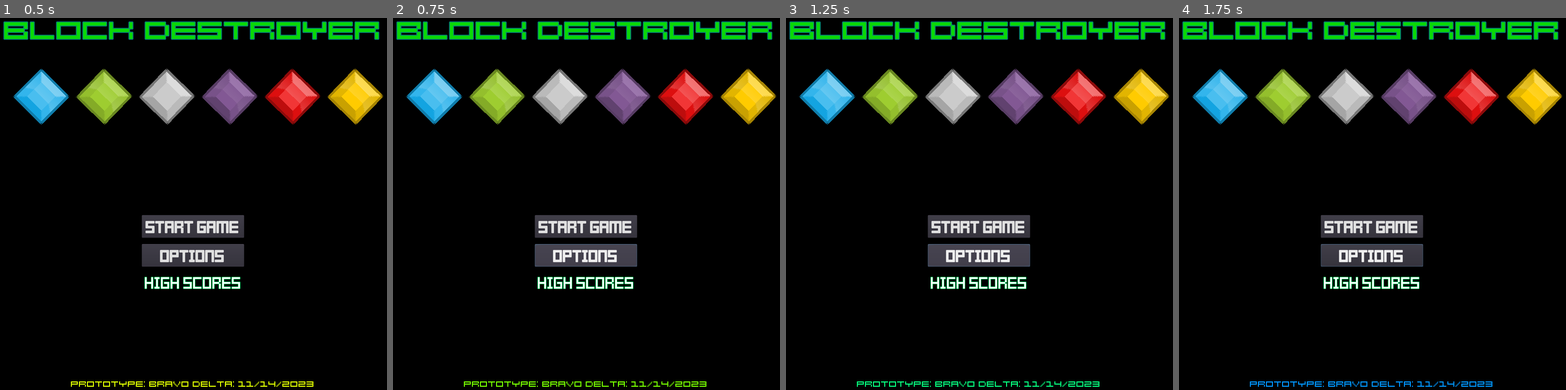
Above: before the commit, frames 1-4 (left to right).
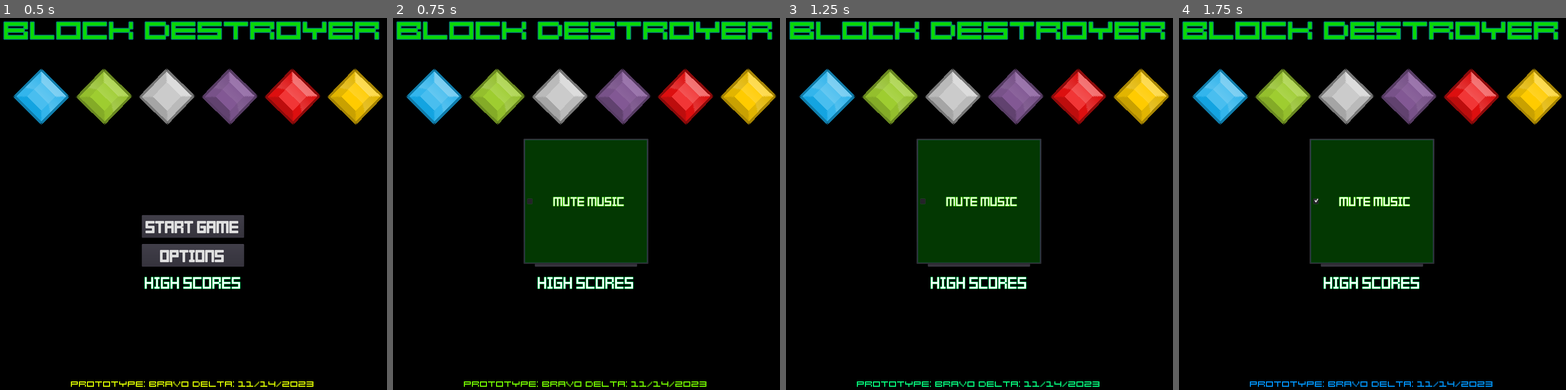
Above: after the commit, the same moments.

Repository: samurailobster/Block-Destroyer
Game: Godot game, scene res://scenes/main.tscn
The game is run twice, just before and just after one commit, with the same random seed, the same clock (stepped at 60 frames per second) and the same inputs.
Inputs (mouse positions are in pixels of both pictures, inside the frame that each line leads up to):
- Up to frame 1 (0.5 s): no input
- Up to frame 2 (0.75 s): click "OPTIONS" at 0.5 s
- Up to frame 3 (1.25 s): no input
- Up to frame 4 (1.75 s): click (1372, 200) at 1.25 s, where only the run after the commit has a clickable "Mute Music"

Frame 1 is identical in both runs. In frame 2, 11% of the frame differs, in the area x 33-67%, y 32-67%; in frame 3, 11%; in frame 4, 11%.

Commit message:
Added option to mute game music
Added an options menu and the option to mute music.

Diff:
--- a/scenes/main.tscn
+++ b/scenes/main.tscn
@@ -44,6 +44,12 @@
 size = 20
 font_data = ExtResource( 5 )
 
+[sub_resource type="DynamicFont" id=8]
+size = 24
+outline_size = 1
+outline_color = Color( 0.313726, 1, 0, 1 )
+font_data = ExtResource( 5 )
+
 [sub_resource type="DynamicFont" id=7]
 size = 20
 font_data = ExtResource( 3 )
@@ -55,6 +61,10 @@
 }
 current_level = ExtResource( 2 )
 high_score_display = ExtResource( 4 )
+
+[node name="main_music" type="AudioStreamPlayer" parent="."]
+stream = ExtResource( 13 )
+volume_db = -20.0
 
 [node name="ParallaxBackground" type="ParallaxBackground" parent="."]
 
@@ -221,6 +231,41 @@
 max_length = 4
 expand_to_text_length = true
 
+[node name="options" type="PopupPanel" parent="."]
+visible = true
+margin_right = 40.0
+margin_bottom = 40.0
+rect_min_size = Vector2( 300, 300 )
+__meta__ = {
+"_edit_use_anchors_": false
+}
+
+[node name="ColorRect" type="ColorRect" parent="options"]
+margin_left = 20.0
+margin_top = 20.0
+margin_right = 222.0
+margin_bottom = 64.0
+color = Color( 0.0156863, 0.223529, 0.0117647, 1 )
+
+[node name="MarginContainer" type="MarginContainer" parent="options"]
+margin_left = 20.0
+margin_top = 20.0
+margin_right = 20.0
+margin_bottom = 20.0
+__meta__ = {
+"_edit_use_anchors_": false
+}
+
+[node name="CheckBox" type="CheckBox" parent="options/MarginContainer"]
+margin_right = 202.0
+margin_bottom = 44.0
+custom_fonts/font = SubResource( 8 )
+text = "Mute Music"
+align = 1
+__meta__ = {
+"_edit_use_anchors_": false
+}
+
 [node name="info_label" type="Label" parent="."]
 anchor_top = 1.0
 anchor_right = 1.0
@@ -241,11 +286,8 @@
 [node name="anim" type="AnimationPlayer" parent="."]
 anims/rainbow = ExtResource( 12 )
 
-[node name="main_music" type="AudioStreamPlayer" parent="."]
-stream = ExtResource( 13 )
-volume_db = -20.0
-autoplay = true
-
 [connection signal="pressed" from="CenterContainer/MarginContainer/VBoxContainer/start_button" to="." method="_on_start_button_pressed"]
+[connection signal="pressed" from="CenterContainer/MarginContainer/VBoxContainer/options_button" to="." method="_on_options_button_pressed"]
 [connection signal="timeout" from="fx_timer" to="." method="_on_fx_timer_timeout"]
 [connection signal="text_entered" from="initials/VBoxContainer/LineEdit" to="." method="_on_LineEdit_text_entered"]
+[connection signal="toggled" from="options/MarginContainer/CheckBox" to="." method="_on_CheckBox_toggled"]
--- a/scripts/global.gd
+++ b/scripts/global.gd
@@ -8,6 +8,9 @@
 var score := 0
 var high_score := 0
 var score_data := {}
+
+#game options
+var game_music := true
 
 func _ready():
 	load_high_scores()
--- a/scripts/main.gd
+++ b/scripts/main.gd
@@ -5,13 +5,17 @@
 onready var special_fx := $special_fx
 onready var fx_timer := $fx_timer
 onready var user_name_entry := $initials
+onready var options_panel := $options
 onready var info_label := $info_label
 onready var animation := $anim
+onready var game_music := $main_music
 
 export (PackedScene) var current_level
 export (PackedScene) var high_score_display
 
 func _ready():
+	if Global.game_music:
+		game_music.play()
 	display_high_scores()
 	fx_timer.start()
 	setup_info_label()
@@ -64,3 +68,18 @@
 
 func begin_game():
 	get_tree().change_scene_to(current_level)
+
+func _on_options_button_pressed():
+	options_panel.popup_centered()
+	options_panel.show()
+
+#CLEAN THIS UP
+func _on_CheckBox_toggled(button_pressed):
+	if button_pressed and game_music.is_playing():
+		game_music.stop()
+		game_music.autoplay = false
+		Global.game_music = false
+	elif !button_pressed and !game_music.is_playing():
+		game_music.play()
+		Global.game_music = true
+		game_music.autoplay = true
Not shown: 1 places in scenes/main.tscn that only renumber resources
